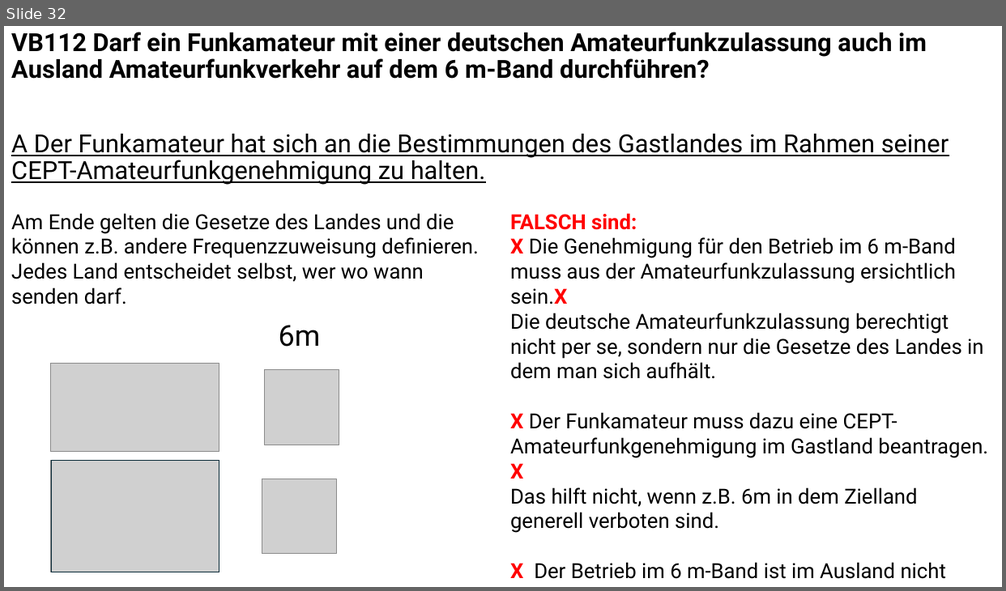
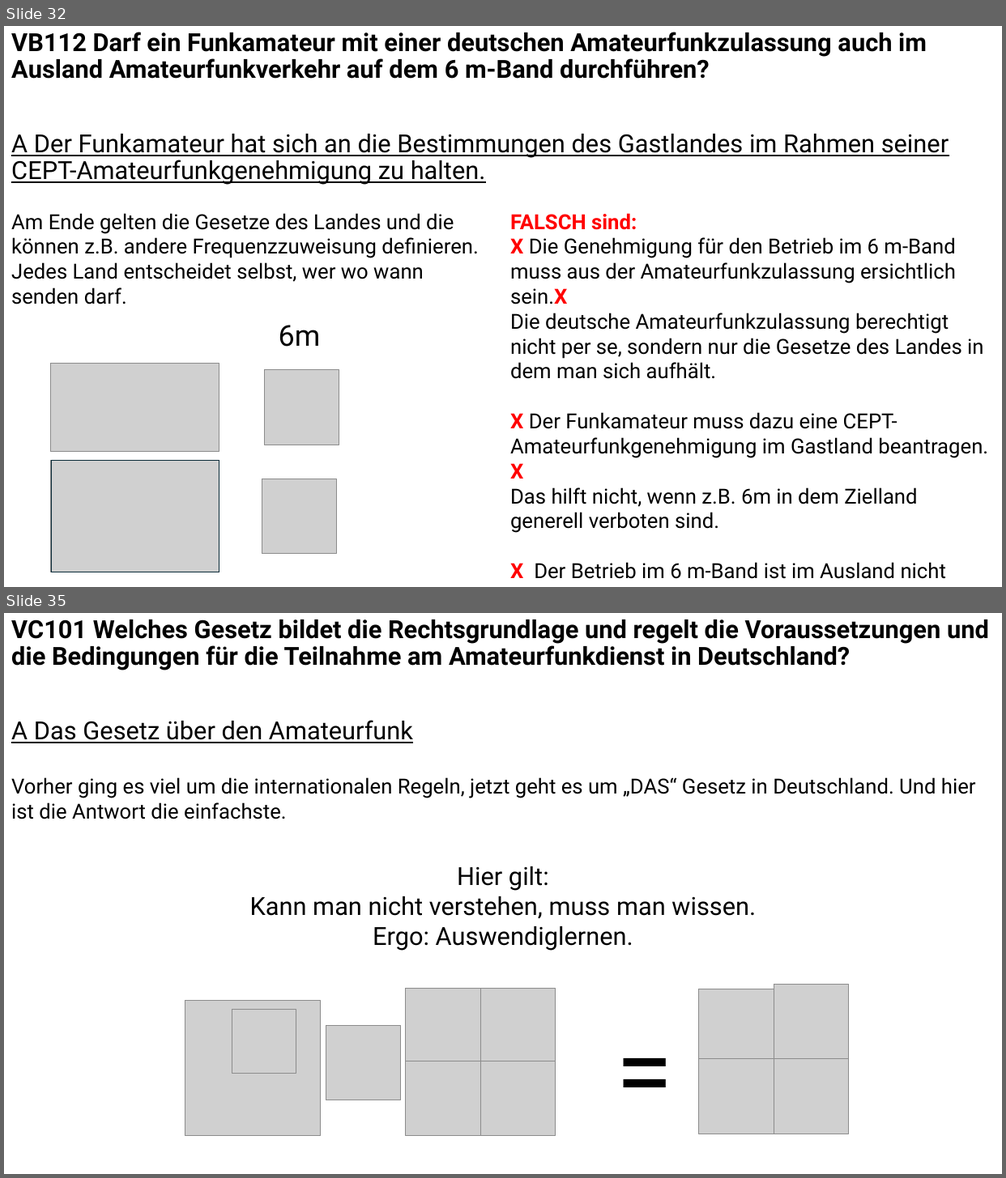
Before and after one commit to Nothinel/Lichtblicke_Amateurfunk, a slide deck: Kenntnisse_von_Vorschriften/Lichtblicke_Kenntnisse_von_Vorschriften.pptx. Shown one above the other, each under a label of ours: slide 32 before the commit, slides 32 and 35 after it; the slides between them are not shown. The pictures are 1006x591 and 1006x1178 pixels, drawn with LibreOffice and Linux fonts; fonts in the diff are those of the drawing; grey boxes stand for pictures. Boxes give left, top, right and bottom in pixels: in the first picture for what was removed or moved away, otherwise in the second. Text is boxed around its words. In the diff, an @@ line names an element or a change of style, - is before the commit and + after.

```diff
--- a/Kenntnisse_von_Vorschriften/Lichtblicke_Kenntnisse_von_Vorschriften.pptx
+++ b/Kenntnisse_von_Vorschriften/Lichtblicke_Kenntnisse_von_Vorschriften.pptx
@@ slide 35 added at bbox=[4, 613, 1002, 1174], background #FFFFFF @@
@@ text added at bbox=[11, 619, 989, 743], 24 pt, text #000000, bold @@
+VC101 Welches Gesetz bildet die Rechtsgrundlage und regelt die Voraussetzungen und die Bedingungen für die Teilnahme am Amateurfunkdienst in Deutschland?
+A Das Gesetz über den Amateurfunk
@@ text added at bbox=[11, 777, 976, 820], 20 pt, text #000000 @@
+Vorher ging es viel um die internationalen Regeln, jetzt geht es um „DAS“ Gesetz in Deutschland. Und hier ist die Antwort die einfachste.
@@ text added at bbox=[250, 867, 756, 951], 24 pt, text #000000 @@
+Hier gilt:
+Kann man nicht verstehen, muss man wissen.
+Ergo: Auswendiglernen.
@@ group added at bbox=[185, 984, 849, 1136]: 11 pictures, 1 text @@
+=
```
Also in this commit, not shown: 8 other slides added, 2 other files.
